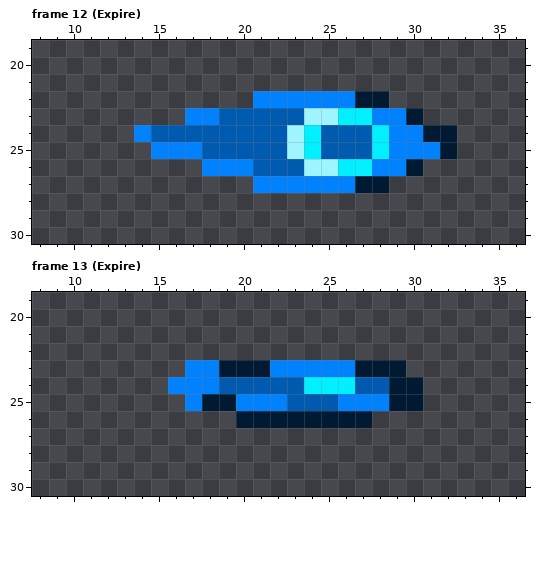
Pixel-art file, stored at holoVersus/Cards/AsepriteFiles/RavenFeather.aseprite. This is how it looked before the edit.
50x50 pixels, 23 frames. Shown: frame 12 (Expire): x 8..36, y 19..30; frame 13 (Expire): x 8..36, y 19..30. The commit also changed other frames, which this record leaves out.
Once edited:
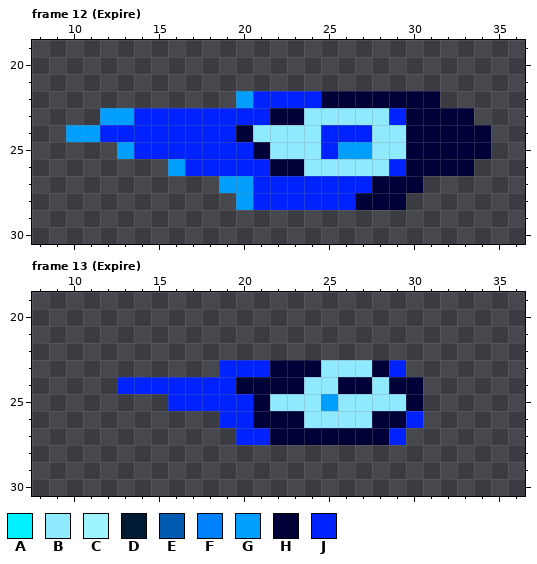
Palette (. is transparent): A #00f0ff  B #90eaff  C #9ff5ff  D #001a33  E #005aaf  F #0082ff  G #009fff  H #000039  J #0022ff
The edit:
Changed rows in their new state; - is an unchanged pixel.
Frame 12 (Expire), layer "Sprite":
first column x 10:
22 ----------GJJJJHHHHHHH---
23 --GGJJJJJJJJHHBBBBBJHHHH-
24 GGJJJJJJJJHBBBBJJJBBHHHHH
25 ---GJJJJJJJHBBBJGGBBHHHHH
26 ------GJJJJJHHBBBBBJHHHH-
27 ---------GGJJJJJJJHHH----
28 ----------GJJJJJJHHH-----
Frame 13 (Expire), layer "Sprite":
first column x 13:
23 ----..JJJHHHBBBHJ-
24 JJJJJJJHHHHBBHHBHH
25 ---JJJJJHBBBGBBBBH
26 ------JJHHHBBBBHHJ
27 -------JJHHHHHHHJ-
Changed places in both pictures, as pixel boxes (x1, y1, x2, y2):
changed: (66, 91, 491, 210)
changed: (117, 360, 423, 445)
